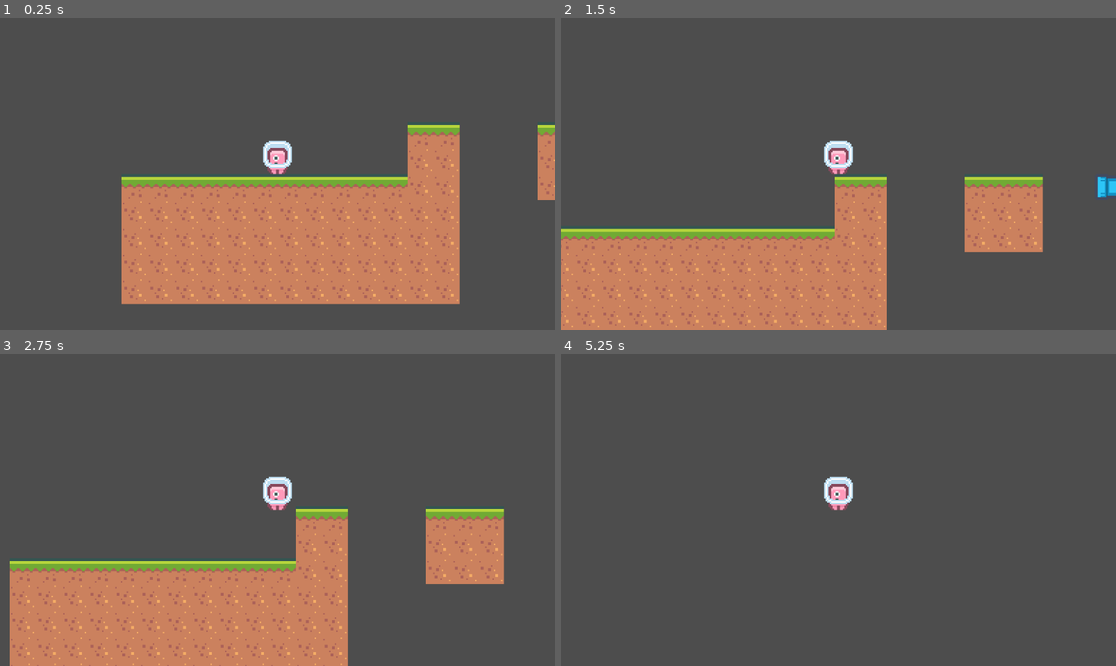
Above: before the commit, frames 1-4 (two rows, left to right).
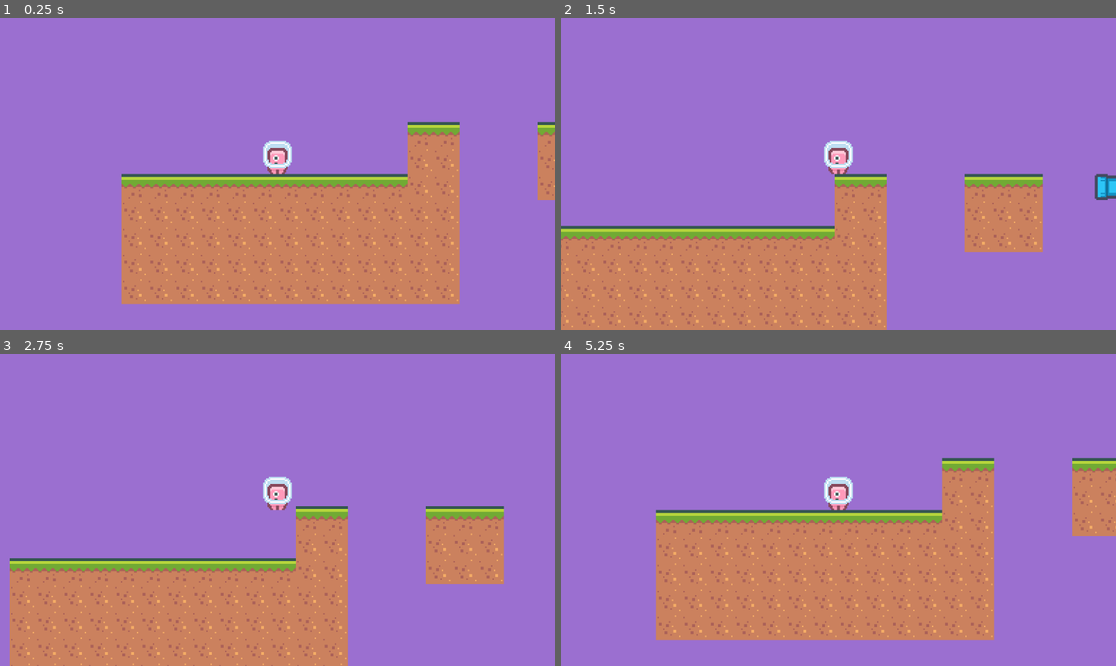
Above: after the commit, the same moments.

Repository: beltranbot/project-2d-platformer
Game: Godot game, scene res://Scenes/Level1.tscn
The game is run twice, just before and just after one commit, with the same random seed, the same clock (stepped at 60 frames per second) and the same inputs.
Inputs:
- Up to frame 1 (0.25 s): no input
- Up to frame 2 (1.5 s): tap Enter at 0.5 s; hold Right from 0.53 s (still down); tap Space at 0.77 s
- Up to frame 3 (2.75 s): tap Space at 1.52 s; release Right at 2.03 s; hold Left from 2.03 s (still down)
- Up to frame 4 (5.25 s): release Left at 2.78 s; hold Right 2.78-4.28 s; tap Space at 3.02, 3.77, 4.52 s; hold Left 4.28-5.03 s; hold Right from 5.03 s (still down)

The runs differ from the first frame. In frame 1, 72% of the frame differs, in the area x 0-100%, y 0-100%; in frame 2, 75%; in frame 3, 73%; in frame 4, 99%.

Commit message:
12. game over

Diff:
--- a/Scripts/player.gd
+++ b/Scripts/player.gd
@@ -20,3 +20,10 @@
 		velocity.y = -jump_force
 
 	move_and_slide()
+
+	if global_position.y > 100:
+		game_over()
+
+
+func game_over():
+	get_tree().reload_current_scene()
--- a/project.godot
+++ b/project.godot
@@ -18,3 +18,4 @@
 [rendering]
 
 textures/canvas_textures/default_texture_filter=0
+environment/defaults/default_clear_color=Color(0.607843, 0.435294, 0.815686, 1)
